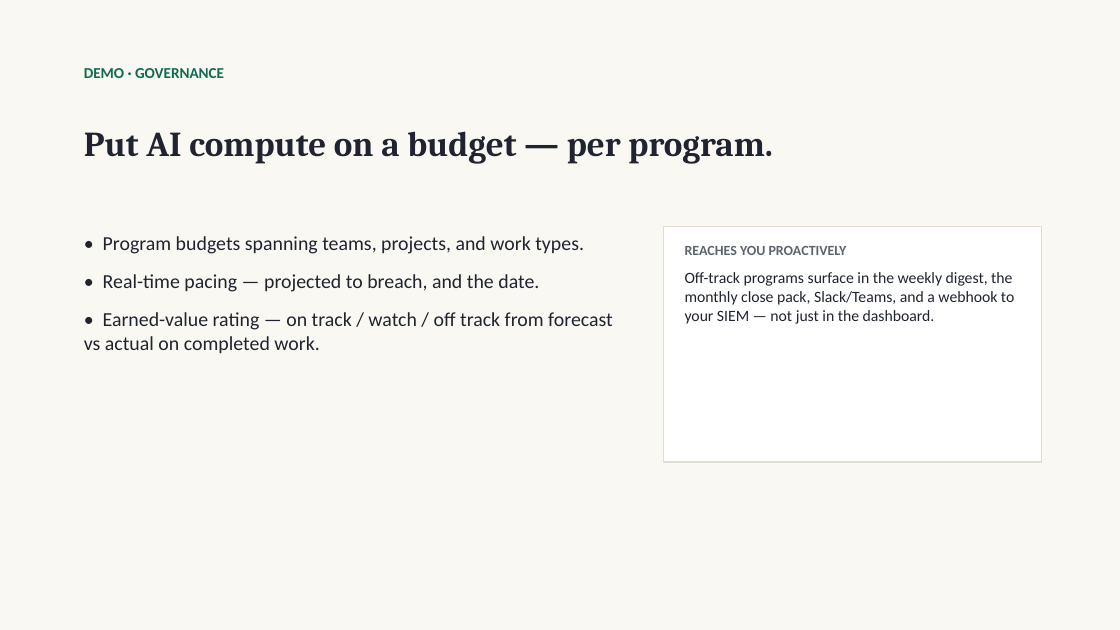
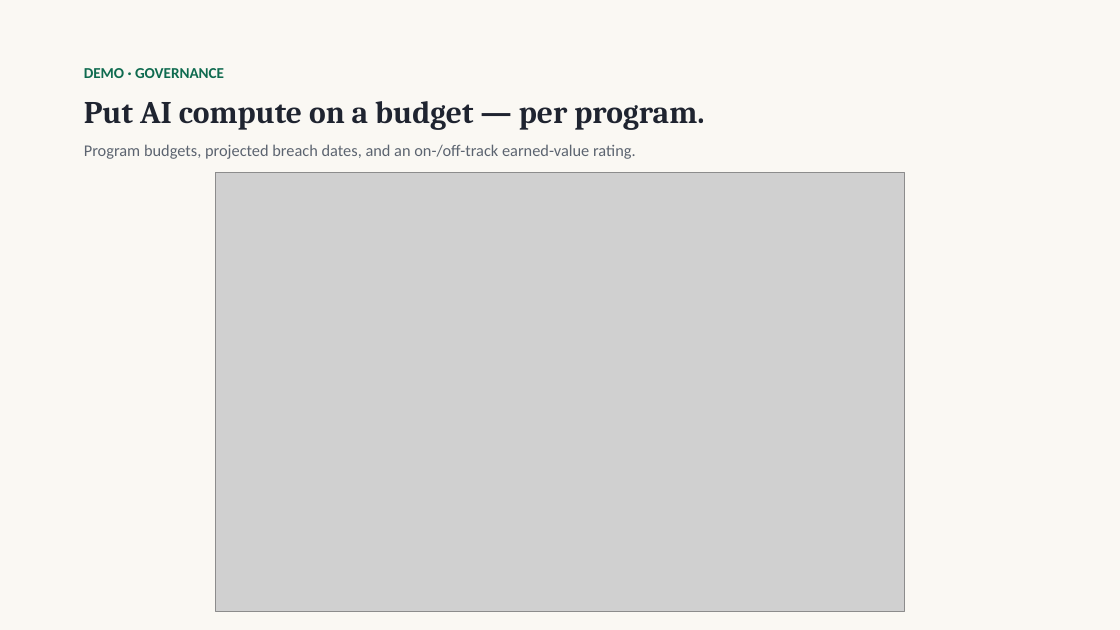
Before and after one commit to krethikram-sudo/options-bot, a slide deck: slide 8 of docs/mhbe-demo-deck.pptx. Drawn at 1120x630 pixels with LibreOffice and Linux fonts; fonts in the diff are those of the drawing; grey boxes stand for pictures. Boxes give left, top, right and bottom in pixels: in the first picture for what was removed or moved away, otherwise in the second. Text is boxed around its words. In the diff, an @@ line names an element or a change of style, - is before the commit and + after.

```diff
--- a/docs/mhbe-demo-deck.pptx
+++ b/docs/mhbe-demo-deck.pptx
@@ text "Put AI compute on a ...": place and size @@
-text "Put AI compute on a ..." at bbox=[84, 131, 773, 164]
+text "Put AI compute on a ..." at bbox=[84, 101, 704, 130]
@@ text "Put AI compute on a ..." at bbox=[84, 101, 704, 130]: size 30 to 27 pt @@
@@ text at bbox=[84, 144, 636, 159]: text changed; size 17 to 14 pt; text colour #1F2430 to #5C6470 @@
-• Program budgets spanning teams, projects, and work types.
-• Real-time pacing — projected to breach, and the date.
-• Earned-value rating — on track / watch / off track from forecast vs actual on completed work.
+Program budgets, projected breach dates, and an on-/off-track earned-value rating.
@@ picture added at bbox=[216, 172, 905, 612] @@
@@ rectangle removed at bbox=[664, 227, 1042, 462] @@
-REACHES YOU PROACTIVELY
-Off-track programs surface in the weekly digest, the monthly close pack, Slack/Teams, and a webhook to your SIEM — not just in the dashboard.
```
Also in this commit, not shown: 5 other slides changed, 9 other files.
